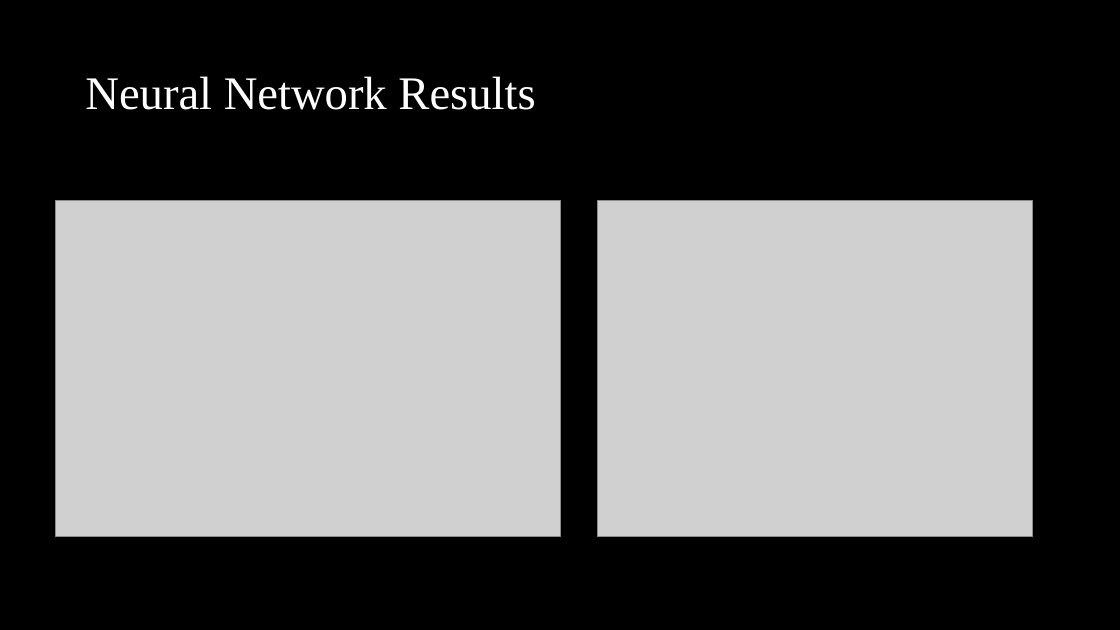
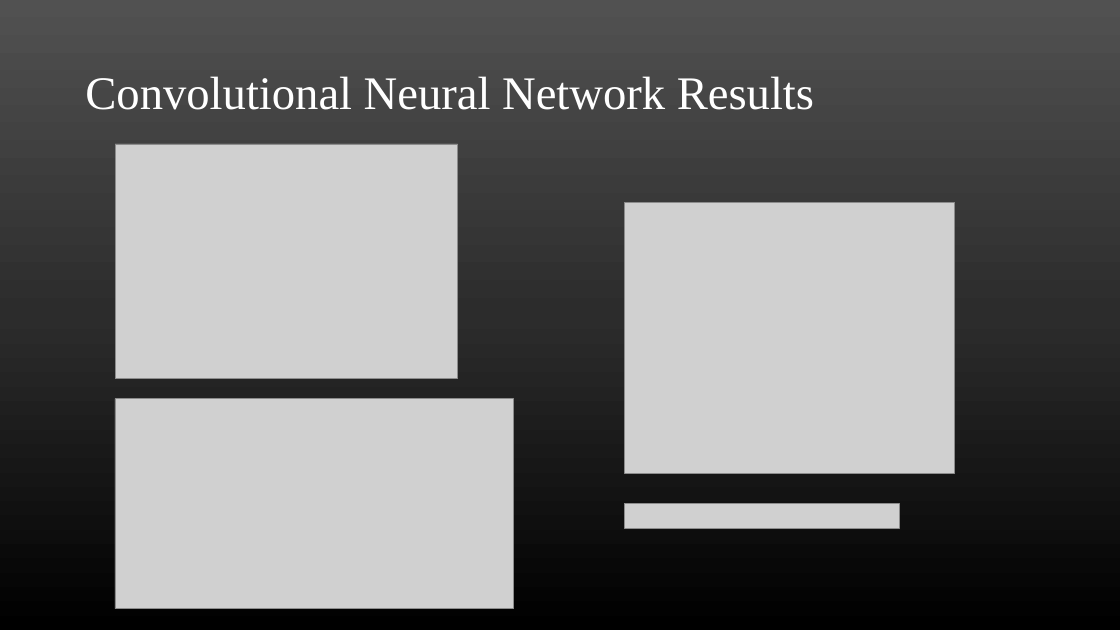
Before and after one commit to imw2/Diabetes-Diagnosis-Prediction, a slide deck: slide 10 of Presentation/FinalPresentationWittler.pptx (slide 11 before the commit). Drawn at 1120x630 pixels with LibreOffice and Linux fonts; fonts in the diff are those of the drawing; grey boxes stand for pictures. Boxes give left, top, right and bottom in pixels: in the first picture for what was removed or moved away, otherwise in the second. Text is boxed around its words. In the diff, an @@ line names an element or a change of style, - is before the commit and + after.

```diff
--- a/Presentation/FinalPresentationWittler.pptx
+++ b/Presentation/FinalPresentationWittler.pptx
@@ background #000000 to gradient #515151 to #2E2E2E to #000000 @@
@@ title at box(85, 76, 814, 110): text changed @@
-Neural Network Results
+Convolutional Neural Network Results
@@ picture added at box(115, 144, 458, 378) @@
@@ picture removed at box(56, 201, 560, 537) @@
@@ picture: place and size @@
-picture at box(597, 201, 1033, 537)
+picture at box(625, 202, 954, 474)
@@ picture added at box(115, 398, 514, 608) @@
@@ picture added at box(625, 504, 900, 529) @@
```
Also in this commit, not shown: 11 other slides changed, 1 slide added, 1 slide removed.
